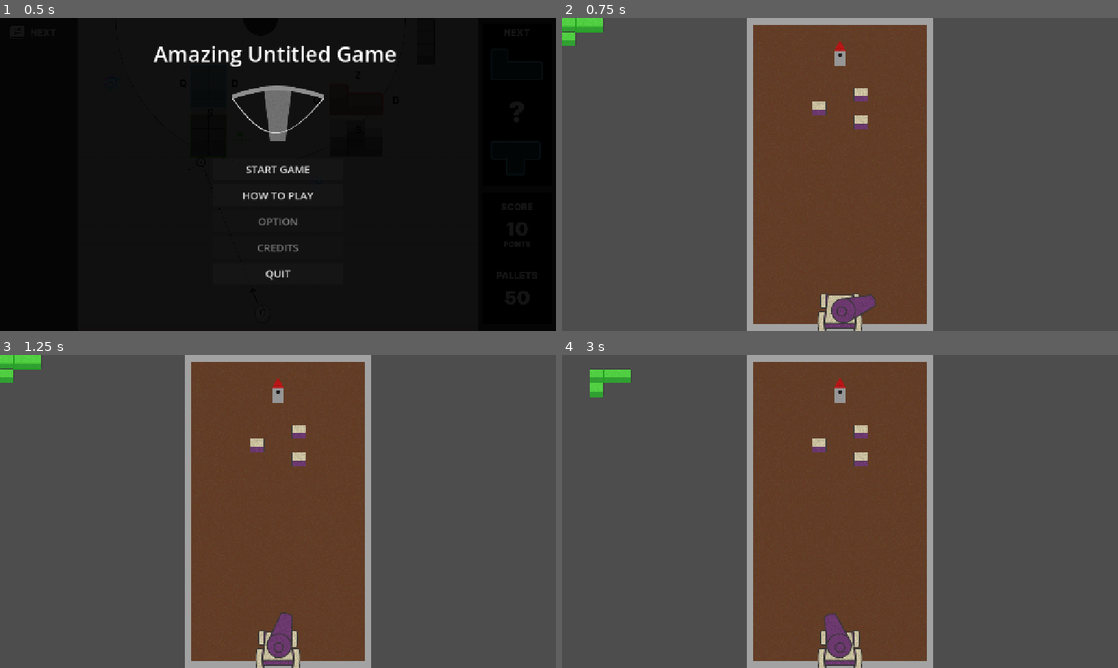
Above: before the commit, frames 1-4 (two rows, left to right).
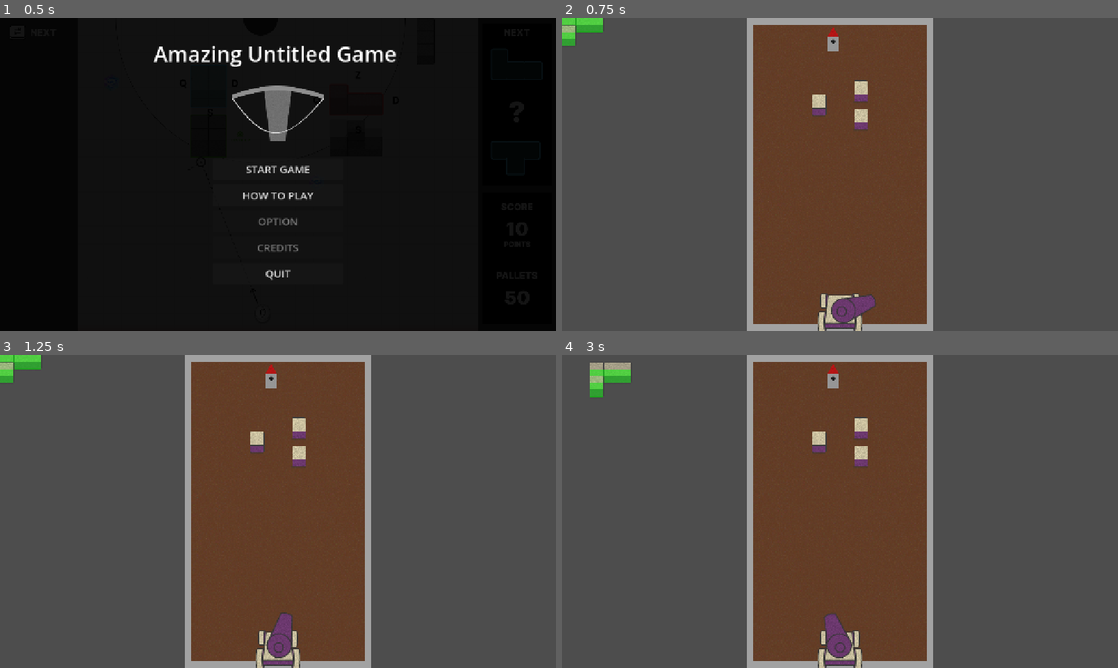
Above: after the commit, the same moments.

Repository: Angele-Bzl/construction
Game: Godot game, scene res://Scenes/title_screen.tscn
Same seed, same stepped clock (60 frames per second), same inputs: the game is played once before the commit and once after it.
Inputs (mouse positions are in pixels of both pictures, inside the frame that each line leads up to):
- Up to frame 1 (0.5 s): no input
- Up to frame 2 (0.75 s): click "START GAME" at 0.5 s
- Up to frame 3 (1.25 s): no input
- Up to frame 4 (3 s): move the mouse to (962, 495) at 1.27 s; hold D (right) 1.28-2.03 s; click (962, 495) at 1.35 s; tap Enter at 2 s; move the mouse to (728, 527) at 2.02 s; hold S (down) 2.03-2.78 s; right-click (728, 527) at 2.1 s; move the mouse to (895, 442) at 2.77 s; hold D (right) from 2.78 s (still down); tap Mouse wheel down (scroll_down) at 2.85 s

Frame 1 is identical in both runs. In frame 2, 0.6% of the frame differs, in the area x 0-55%, y 2-36%; in frame 3, 0.6%; in frame 4, 0.8%, in the area x 5-55%, y 2-36%.

Commit message:
updated 2d sprite for blocks

Diff:
--- a/construction/Prefabs/BlockPrefabs/block.tscn
+++ b/construction/Prefabs/BlockPrefabs/block.tscn
@@ -17,8 +17,10 @@
 
 [node name="BlockSprite" type="Sprite2D" parent="." unique_id=1034150835]
 position = Vector2(4.7683716e-07, 4.7683716e-07)
-scale = Vector2(0.293, 0.293)
+scale = Vector2(0.285, 0.285)
 texture = ExtResource("2_mppv7")
+centered = false
+offset = Vector2(-59.64, -111.71)
 
 [node name="BlockCollision" type="CollisionShape2D" parent="." unique_id=41598474]
 shape = SubResource("RectangleShape2D_xrivr")
Binary file changed: construction/Assets/Items/Brick.png
